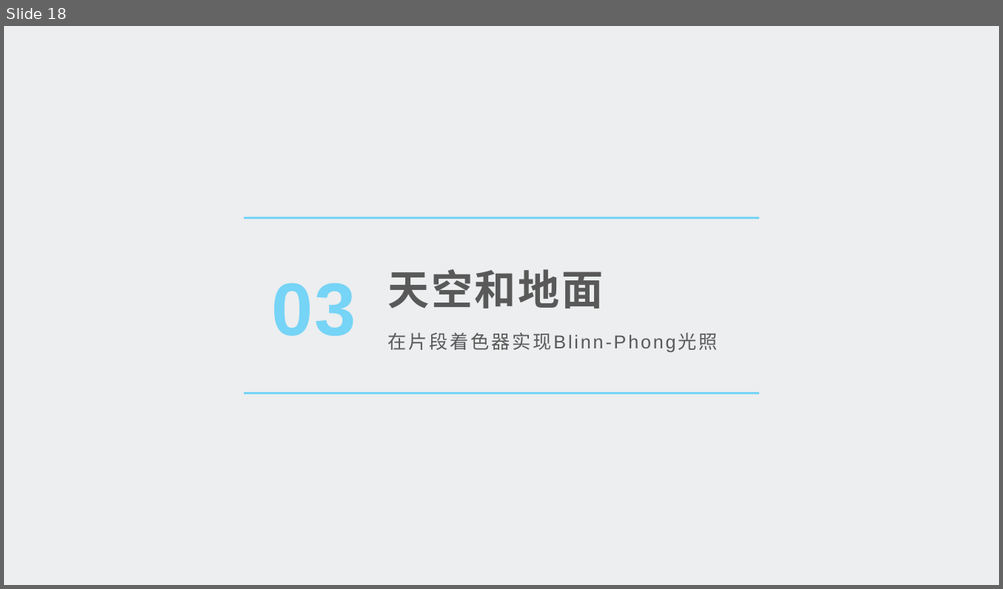
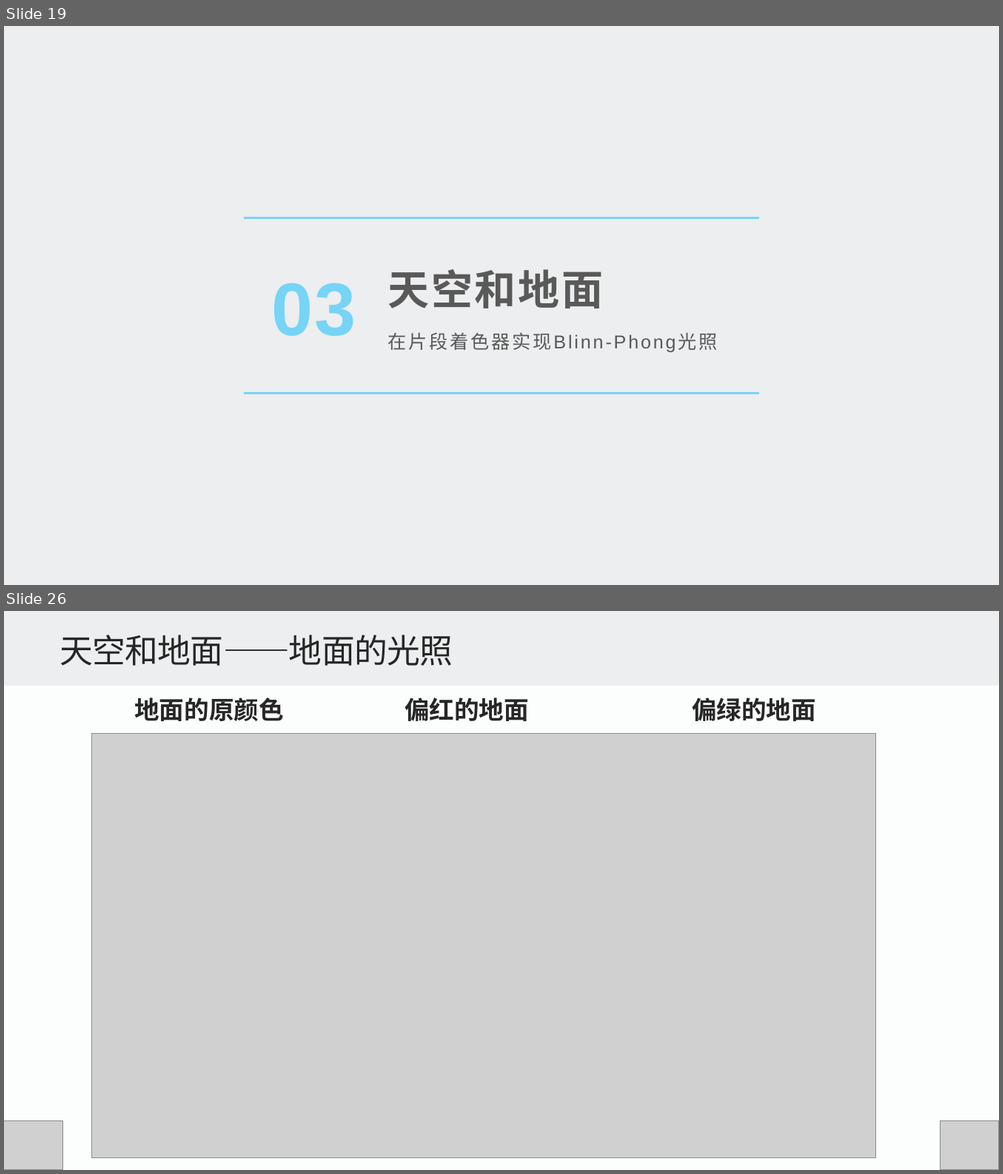
Before and after one commit to Le-Poisson/SYSU-Opengl-School-Badge-Firework, a slide deck: 汇报内容/汇报.pptx. Shown one above the other, each under a label of ours: slide 18 before the commit, slides 19 and 26 after it; the slides between them are not shown. The pictures are 1003x589 and 1003x1174 pixels, drawn with LibreOffice and Linux fonts; fonts in the diff are those of the drawing; grey boxes stand for pictures; background and template pictures are left out. Boxes give left, top, right and bottom in pixels: in the first picture for what was removed or moved away, otherwise in the second. Text is boxed around its words. In the diff, an @@ line names an element or a change of style, - is before the commit and + after.

```diff
--- a/汇报内容/汇报.pptx
+++ b/汇报内容/汇报.pptx
@@ slide 26 added at [4,611,999,1170], background #FCFDFD @@
@@ rectangle added at [4,611,999,686], fill #ECEEEF @@
@@ text added at [60,635,453,666], 32 pt, text #262626 @@
+天空和地面——地面的光照
@@ text added at [134,698,284,721], 24 pt, text #262626, bold @@
+地面的原颜色
@@ text added at [404,698,529,721], 24 pt, text #262626, bold @@
+偏红的地面
@@ text added at [691,698,816,721], 24 pt, text #262626, bold @@
+偏绿的地面
@@ picture added at [91,734,876,1159] @@
@@ picture added at [4,1122,63,1170] @@
@@ picture added at [940,1122,999,1170] @@
@@ what was slide 18 is now slide 19 @@
```
Also in this commit, not shown: 8 other slides added, 3 other files.
